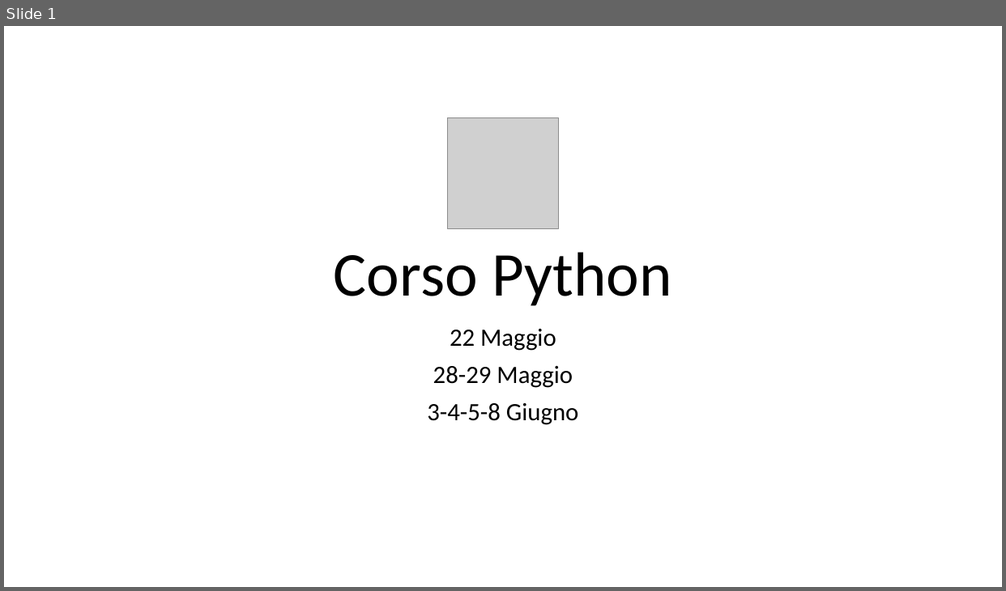
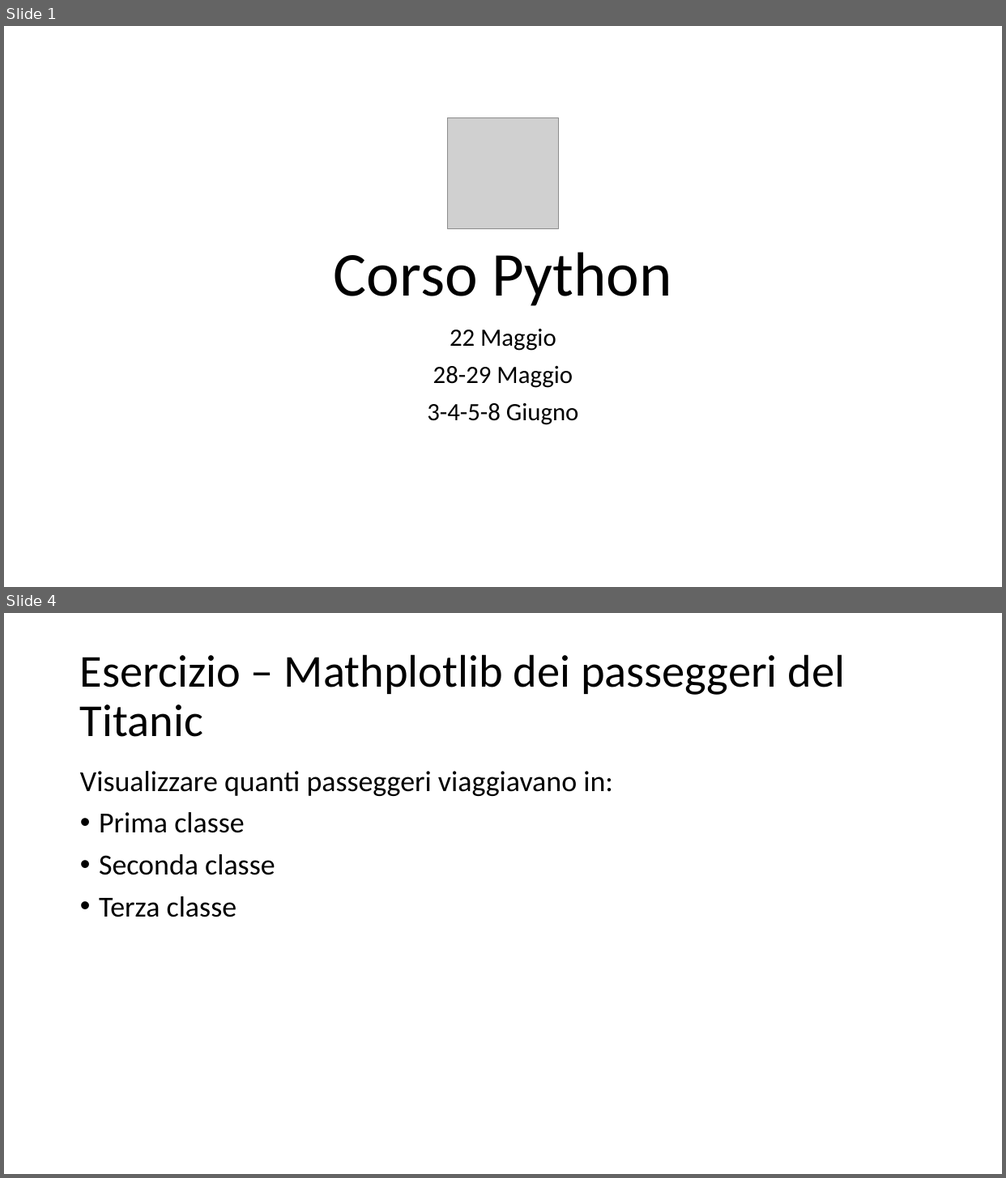
Before and after one commit to dipialx/Corso-Python, a slide deck: EsercizioLez3.3.pptx. Shown one above the other, each under a label of ours: slide 1 before the commit, slides 1 and 4 after it; the slides between them are not shown. The pictures are 1006x591 and 1006x1178 pixels, drawn with LibreOffice and Linux fonts; fonts in the diff are those of the drawing; grey boxes stand for pictures. Boxes give left, top, right and bottom in pixels: in the first picture for what was removed or moved away, otherwise in the second. Text is boxed around its words. In the diff, an @@ line names an element or a change of style, - is before the commit and + after.

```diff
--- a/EsercizioLez3.3.pptx
+++ b/EsercizioLez3.3.pptx
@@ slide 4 added at box(4, 613, 1002, 1174), background #FFFFFF @@
@@ title added at box(80, 654, 846, 737), 44 pt, text #000000 @@
+Esercizio – Mathplotlib dei passeggeri del Titanic
@@ text added at box(80, 771, 613, 918), 28 pt, text #000000 @@
+Visualizzare quanti passeggeri viaggiavano in:
+• Prima classe
+• Seconda classe
+• Terza classe
```
Also in this commit, not shown: 1 slide changed, 3 other slides added, 2 other files.
